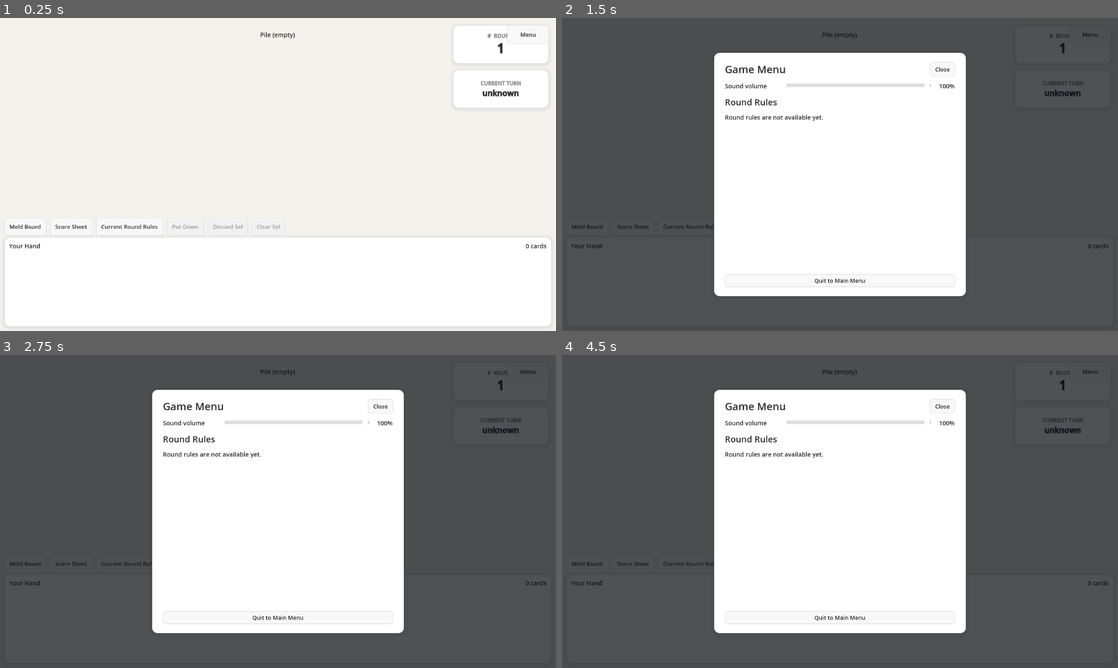
Above: before the commit, frames 1-4 (two rows, left to right).
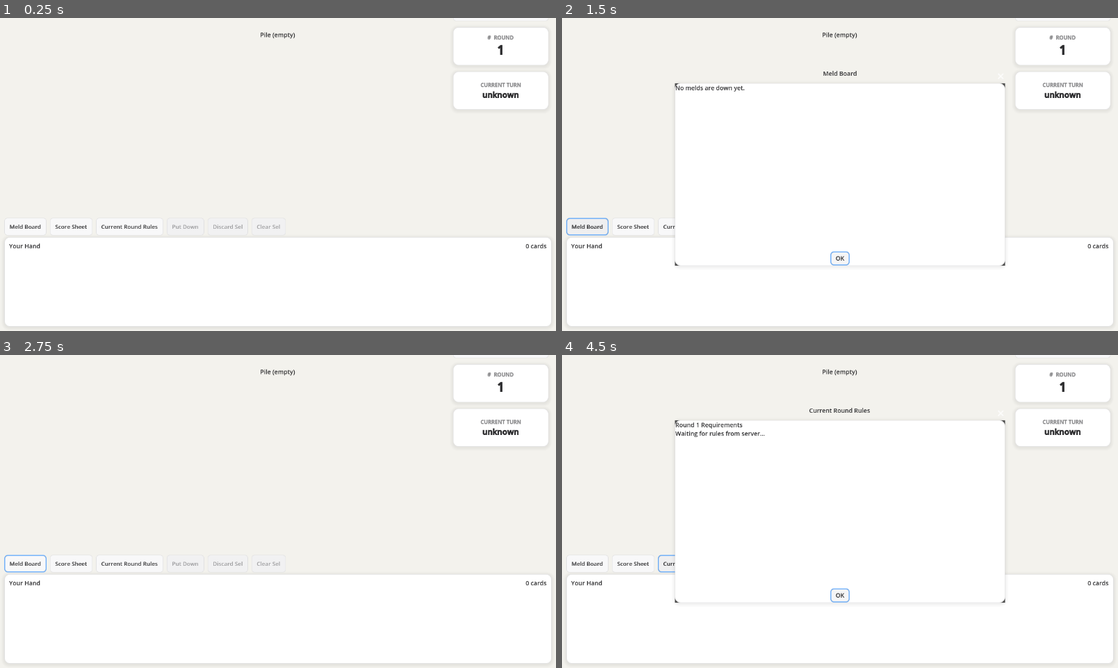
Above: after the commit, the same moments.

Repository: davidzywiec/mp-hot-rum
Game: Godot game, scene res://scenes/game/MainGame.tscn
Two runs of this game, one before a commit and one after it. Both use one fixed random seed, a clock stepped at 60 frames per second and the inputs below. This scene is started directly instead of the project's main scene.
Inputs (mouse positions are in pixels of both pictures, inside the frame that each line leads up to):
- Up to frame 1 (0.25 s): no input
- Up to frame 2 (1.5 s): click (1090, 33) at 0.5 s, where only the run before the commit has a clickable "Menu"; click "Meld Board" at 1.25 s
- Up to frame 3 (2.75 s): click (278, 596) at 2 s, where only the run after the commit has a clickable "OK"
- Up to frame 4 (4.5 s): click "Score Sheet" at 2.75 s; click (840, 599) at 3.5 s, where only the run after the commit has a clickable "OK"; click "Current Round Rules" at 4.25 s

The runs differ from the first frame. In frame 1, 0.5% of the frame differs, in the area x 81-99%, y 2-30%; in frame 2, 66%; in frame 3, 66%; in frame 4, 66%, in the area x 0-100%, y 0-100%.

Commit message:
fix: position settings menu in round data (#23)

Diff:
--- a/scripts/game/game_ui.gd
+++ b/scripts/game/game_ui.gd
@@ -310,13 +310,14 @@
 	settings_button = Button.new()
 	settings_button.name = "SettingsButton"
 	settings_button.text = "Menu"
-	settings_button.set_anchors_preset(Control.PRESET_TOP_RIGHT)
-	settings_button.offset_left = -112.0
-	settings_button.offset_top = 16.0
-	settings_button.offset_right = -16.0
-	settings_button.offset_bottom = 60.0
+	settings_button.size_flags_horizontal = Control.SIZE_EXPAND_FILL
 	settings_button.pressed.connect(_toggle_settings_menu)
-	add_child(settings_button)
+	var round_data_container: VBoxContainer = get_node_or_null("RoundDataContainer/MC/VBCRoundData") as VBoxContainer
+	if round_data_container == null:
+		push_error("Settings menu button requires RoundDataContainer/MC/VBCRoundData.")
+		return
+	round_data_container.add_child(settings_button)
+	round_data_container.move_child(settings_button, 0)
 	MDTheme.apply_button(settings_button, 18)
 
 	settings_overlay = ColorRect.new()
--- a/scripts/test/settings_menu_test.gd
+++ b/scripts/test/settings_menu_test.gd
@@ -34,9 +34,14 @@
 	game_ui.set_process(false)
 	await process_frame
 
-	var menu_button: Button = game_ui.get_node_or_null("SettingsButton") as Button
+	var menu_button: Button = game_ui.get_node_or_null("RoundDataContainer/MC/VBCRoundData/SettingsButton") as Button
 	if menu_button == null:
-		_fail("Expected an in-game settings button in the top-right corner.")
+		_fail("Expected the in-game settings button in VBCRoundData.")
+		return
+	var round_data_container: VBoxContainer = menu_button.get_parent() as VBoxContainer
+	var round_number_container: Control = round_data_container.get_node("RoundNumberContainer") as Control
+	if menu_button.get_index() >= round_number_container.get_index():
+		_fail("Expected the settings button above the Round number container.")
 		return
 	menu_button.pressed.emit()
 	await process_frame
